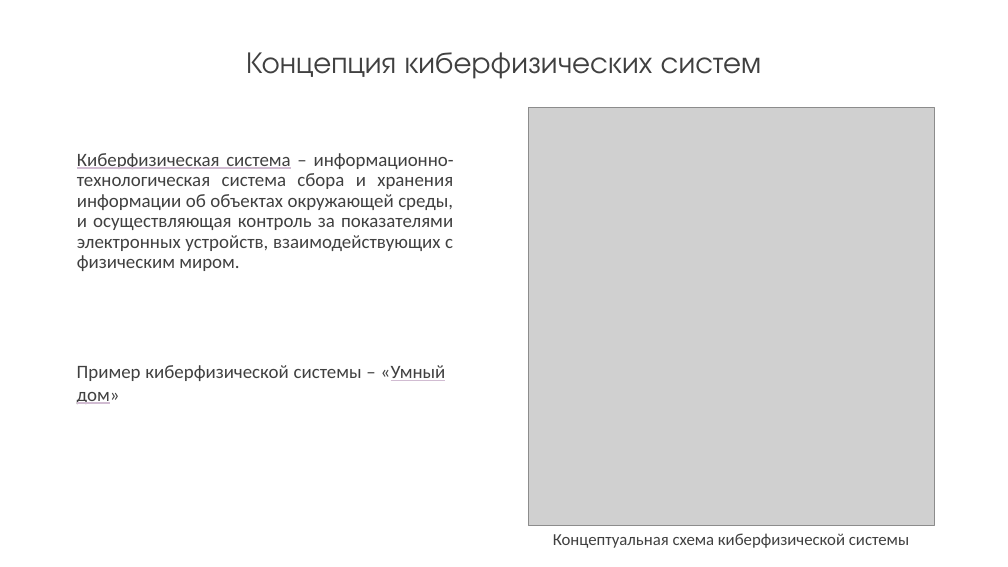
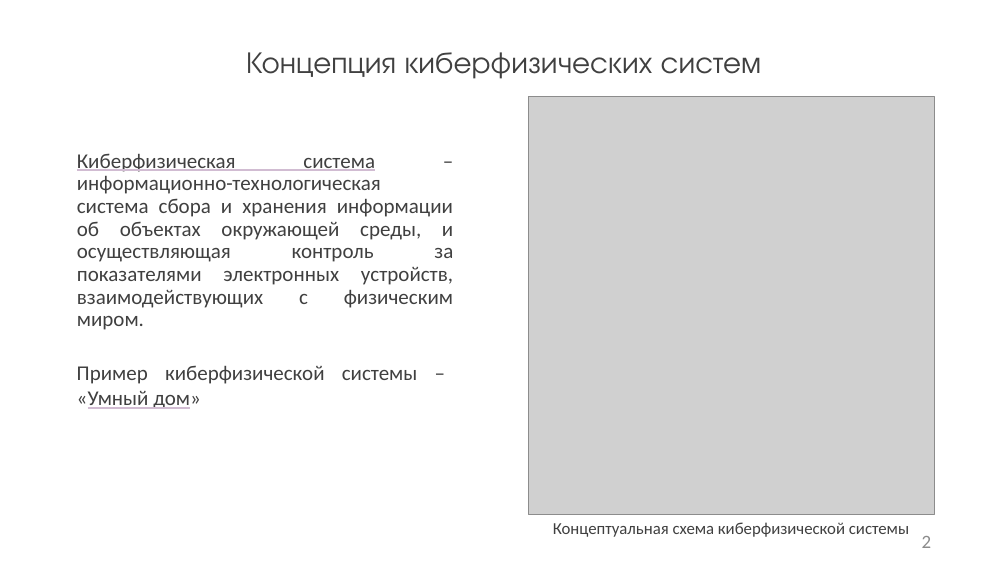
Before and after one commit to kaf3/dimmer, a slide deck: slide 2 of Презентация1.pptx (slide 3 before the commit). Drawn at 1008x567 pixels with LibreOffice and Linux fonts; fonts in the diff are those of the drawing; grey boxes stand for pictures. Boxes give left, top, right and bottom in pixels: in the first picture for what was removed or moved away, otherwise in the second. Text is boxed around its words. In the diff, an @@ line names an element or a change of style, - is before the commit and + after.

```diff
--- a/Презентация1.pptx
+++ b/Презентация1.pptx
@@ picture moved from (x1=529, y1=107, x2=935, y2=526) to (x1=529, y1=96, x2=935, y2=514) @@
@@ text "Киберфизическая система – информационно-технологическая сист ..." at (x1=77, y1=153, x2=453, y2=330): size 18 to 20 pt @@
@@ text "Пример киберфизической системы – «Умный ..." at (x1=77, y1=366, x2=418, y2=409): size 18 to 20 pt @@
@@ text "Концептуальная схема киберфизической системы" moved from (x1=553, y1=533, x2=909, y2=548) to (x1=553, y1=522, x2=909, y2=537) @@
@@ page number added at (x1=922, y1=536, x2=932, y2=548), 18 pt, text #8C8C8C @@
+2
```
Also in this commit, not shown: 7 other slides changed, 3 slides added, 4 slides removed, 15 other files.
